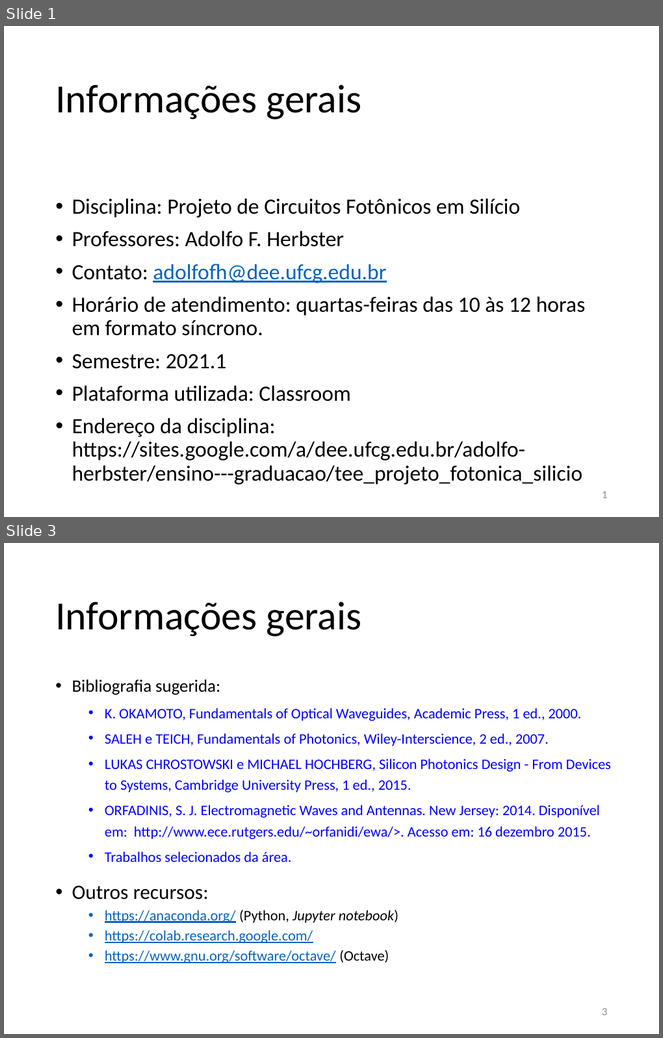
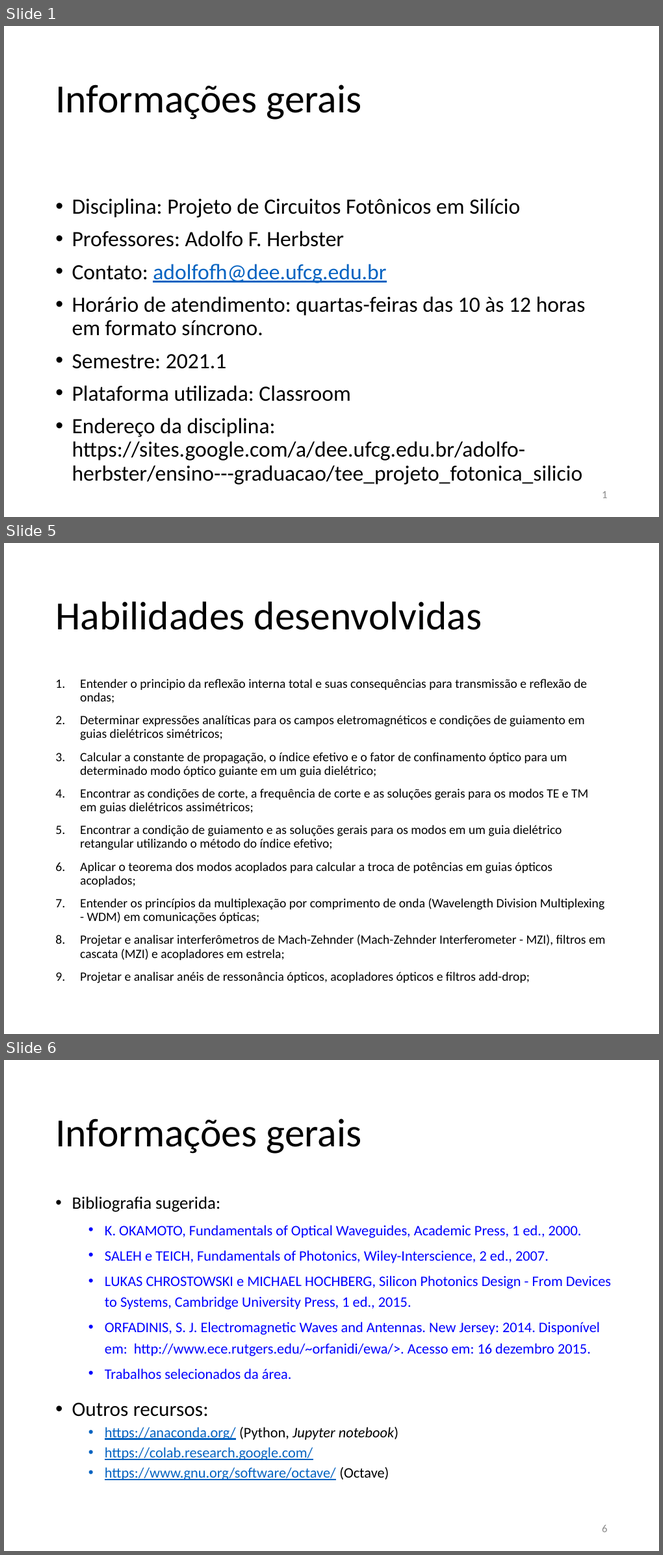
Before and after one commit to adophobr/PhotonicIntegratedCircuits, a slide deck: docs/InformaçõesGerais.pptx. Shown one above the other, each under a label of ours: slides 1 and 3 before the commit, slides 1, 5 and 6 after it; the slides between them are not shown. The pictures are 663x1038 and 663x1555 pixels, drawn with LibreOffice and Linux fonts; fonts in the diff are those of the drawing. Boxes give left, top, right and bottom in pixels: in the first picture for what was removed or moved away, otherwise in the second. Text is boxed around its words. In the diff, an @@ line names an element or a change of style, - is before the commit and + after.

```diff
--- a/docs/InformaçõesGerais.pptx
+++ b/docs/InformaçõesGerais.pptx
@@ slide 5 added at [4,543,659,1034], background #FFFFFF @@
@@ title added at [55,601,482,630], 44 pt, text #000000 @@
+Habilidades desenvolvidas
@@ text added at [80,679,605,984], 14 pt, text #000000 @@
+1. Entender o principio da reflexão interna total e suas consequências para transmissão e reflexão de ondas;
+2. Determinar expressões analíticas para os campos eletromagnéticos e condições de guiamento em guias dielétricos simétricos;
+3. Calcular a constante de propagação, o índice efetivo e o fator de confinamento óptico para um determinado modo óptico guiante em um guia dielétrico;
+4. Encontrar as condições de corte, a frequência de corte e as soluções gerais para os modos TE e TM em guias dielétricos assimétricos;
+5. Encontrar a condição de guiamento e as soluções gerais para os modos em um guia dielétrico retangular utilizando o método do índice efetivo;
+6. Aplicar o teorema dos modos acoplados para calcular a troca de potências em guias ópticos acoplados;
+7. Entender os princípios da multiplexação por comprimento de onda (Wavelength Division Multiplexing - WDM) em comunicações ópticas;
+8. Projetar e analisar interferômetros de Mach-Zehnder (Mach-Zehnder Interferometer - MZI), filtros em cascata (MZI) e acopladores em estrela;
+9. Projetar e analisar anéis de ressonância ópticos, acopladores ópticos e filtros add-drop;
@@ what was slide 3 is now slide 6 @@
@@ page number at [602,1525,607,1533]: text changed @@
-3
+6
```
Also in this commit, not shown: 1 slide changed, 2 other slides added, 4 other files.
